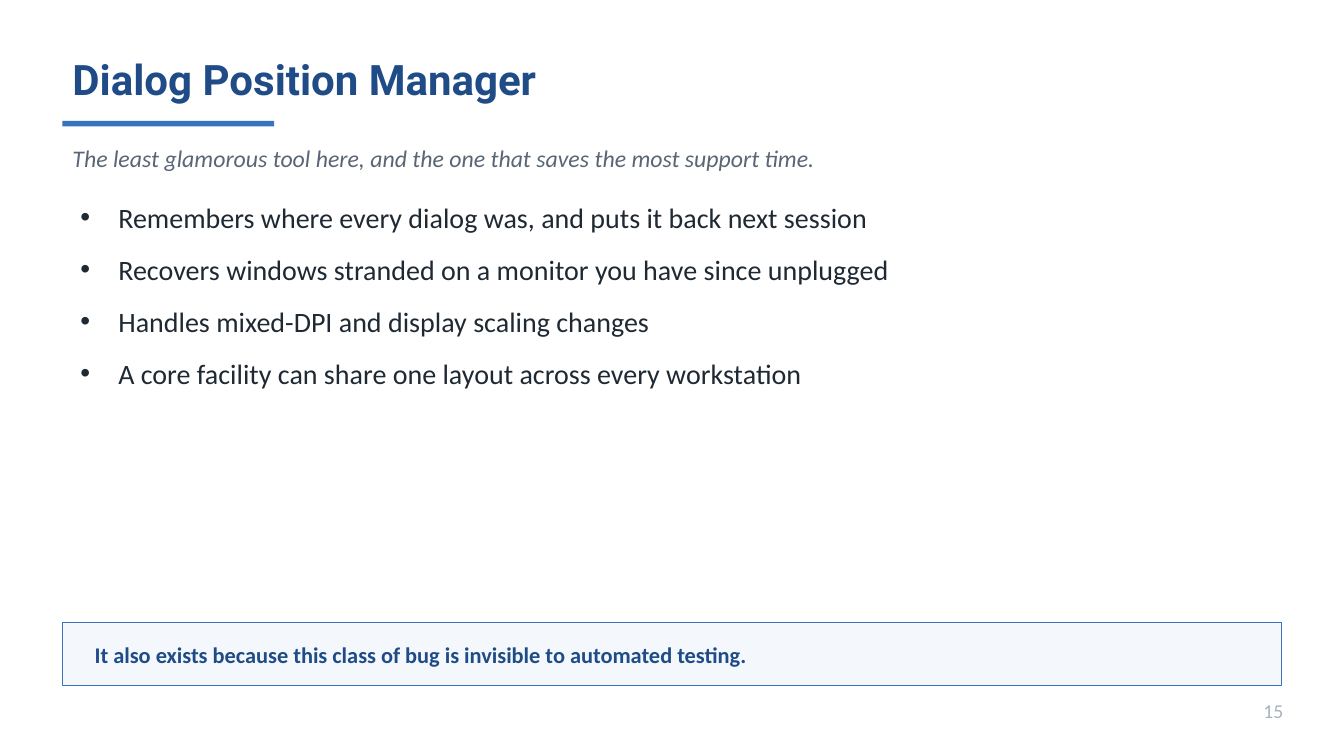
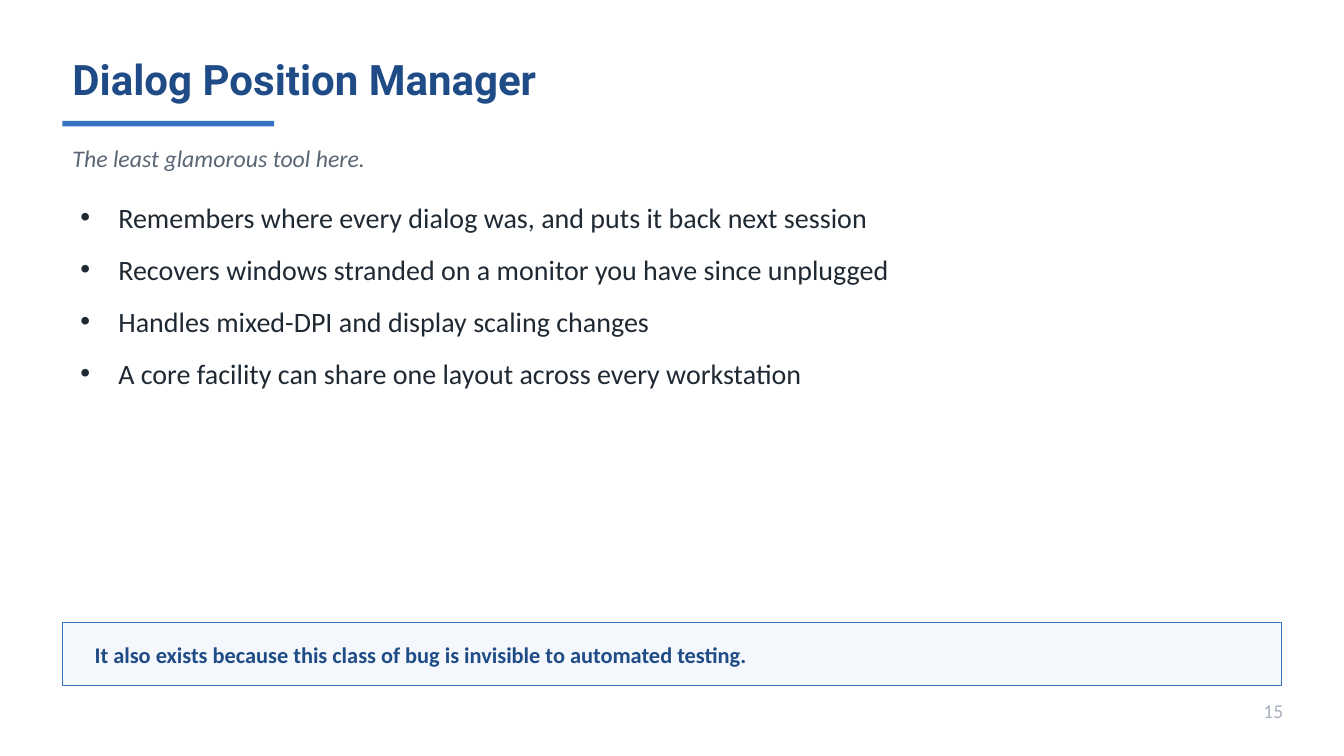
Before and after one commit to MichaelSNelson/BINA-I2K-2026-QuPath-Extensions, a slide deck: slide 15 of I2K_2026_QuPath_Extensions.pptx. Drawn at 1344x756 pixels with LibreOffice and Linux fonts; fonts in the diff are those of the drawing. Boxes give left, top, right and bottom in pixels: in the first picture for what was removed or moved away, otherwise in the second. Text is boxed around its words. In the diff, an @@ line names an element or a change of style, - is before the commit and + after.

```diff
--- a/I2K_2026_QuPath_Extensions.pptx
+++ b/I2K_2026_QuPath_Extensions.pptx
@@ text at bbox=[72, 150, 365, 171]: text changed @@
-The least glamorous tool here, and the one that saves the most support time.
+The least glamorous tool here.
```
Also in this commit, not shown: 1 other slide changed, 7 other files.
